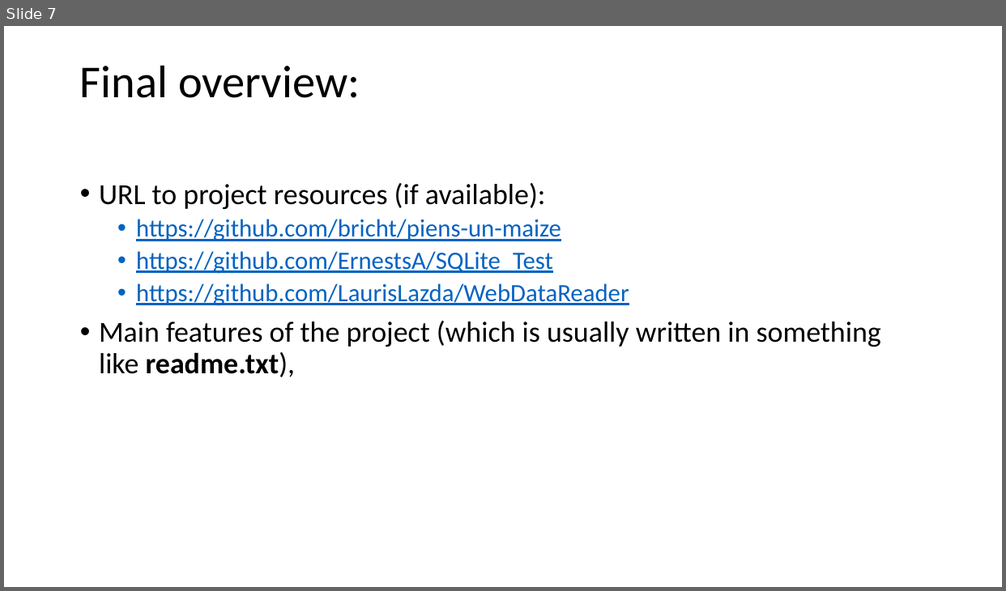
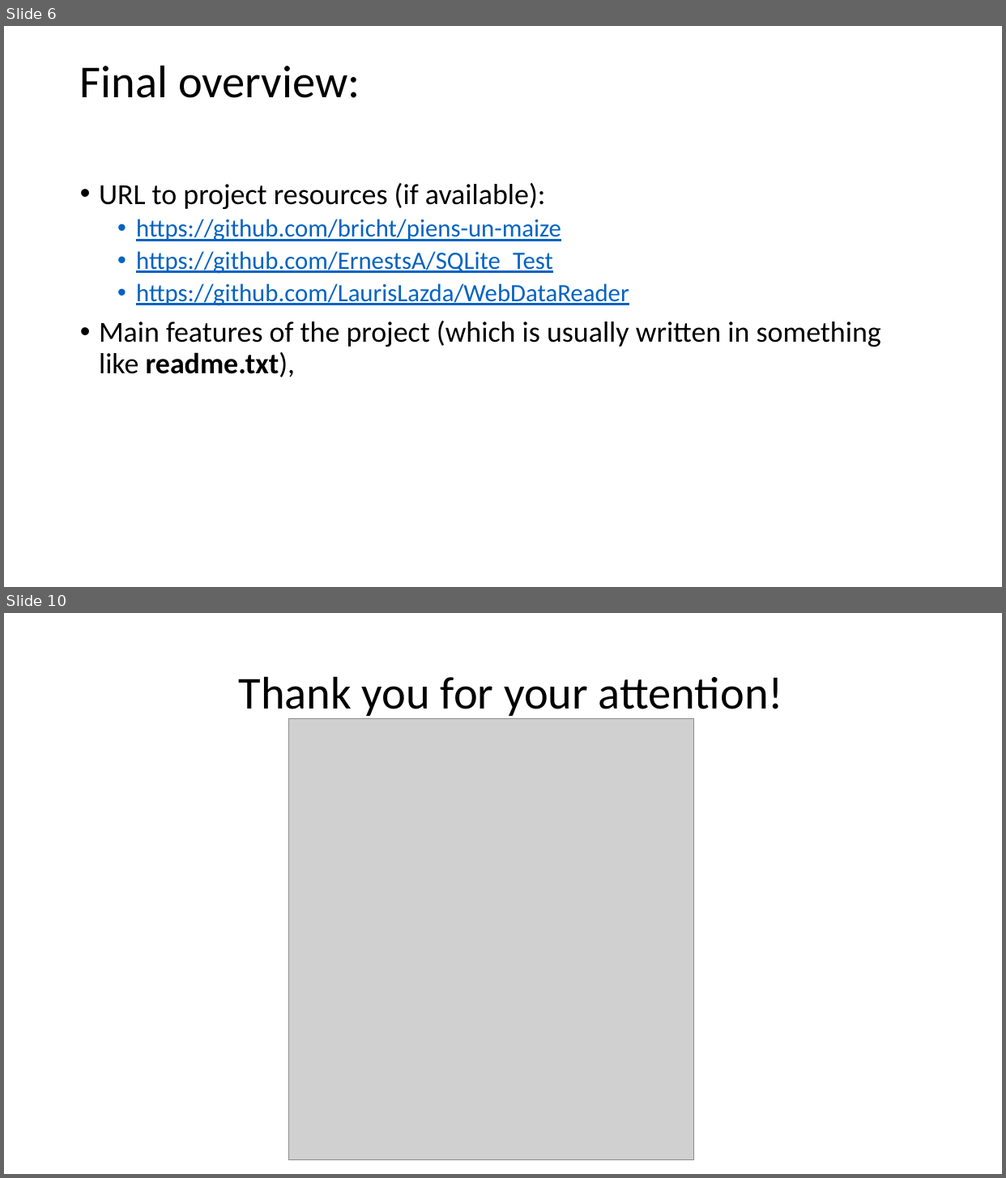
Before and after one commit to bricht/piens-un-maize, a slide deck: presentation/MilknBread.pptx. Shown one above the other, each under a label of ours: slide 7 before the commit, slides 6 and 10 after it; the slides between them are not shown. The pictures are 1006x591 and 1006x1178 pixels, drawn with LibreOffice and Linux fonts; fonts in the diff are those of the drawing; grey boxes stand for pictures. Boxes give left, top, right and bottom in pixels: in the first picture for what was removed or moved away, otherwise in the second. Text is boxed around its words. In the diff, an @@ line names an element or a change of style, - is before the commit and + after.

Commit message:
Presentation update + Images

```diff
--- a/presentation/MilknBread.pptx
+++ b/presentation/MilknBread.pptx
@@ slide 10 added at (x1=4, y1=613, x2=1002, y2=1174), background #FFFFFF @@
@@ title added at (x1=239, y1=676, x2=783, y2=720), 44 pt, text #000000 @@
+Thank you for your attention!
@@ picture added at (x1=288, y1=718, x2=693, y2=1161) @@
@@ what was slide 7 is now slide 6 @@
```
Also in this commit, not shown: 6 slides changed, 1 slide removed, 9 other files.
